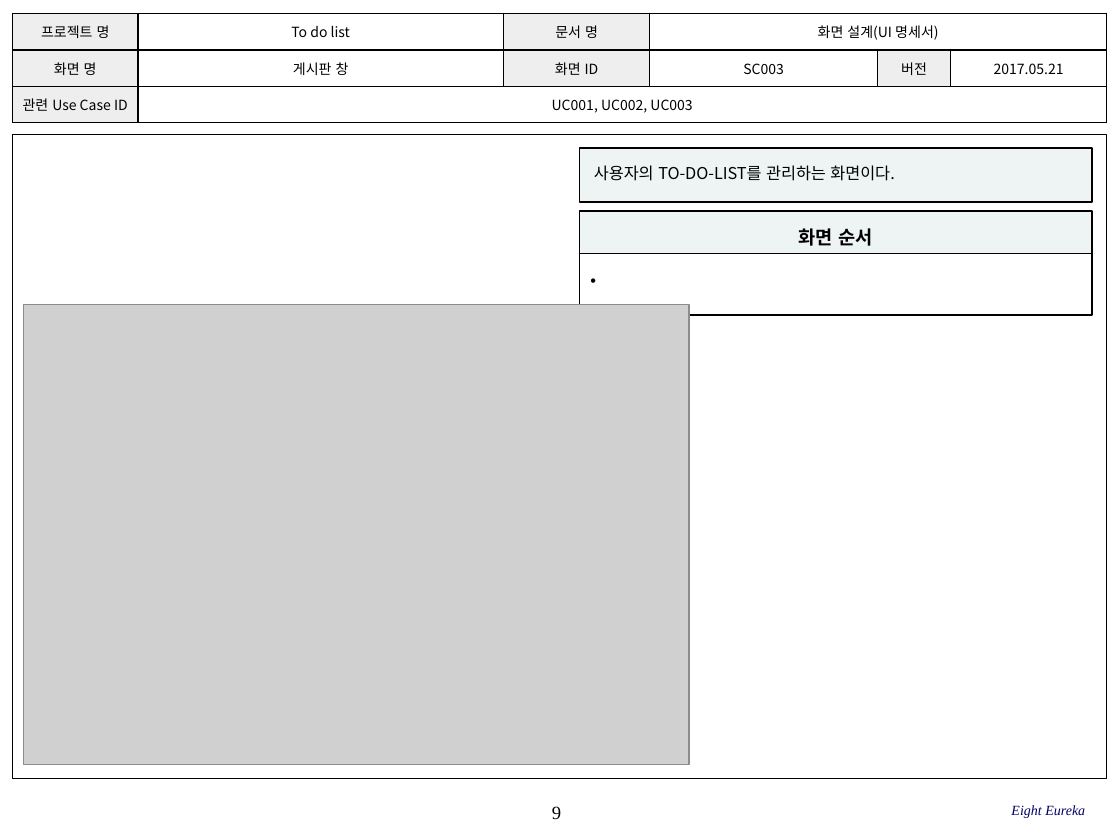
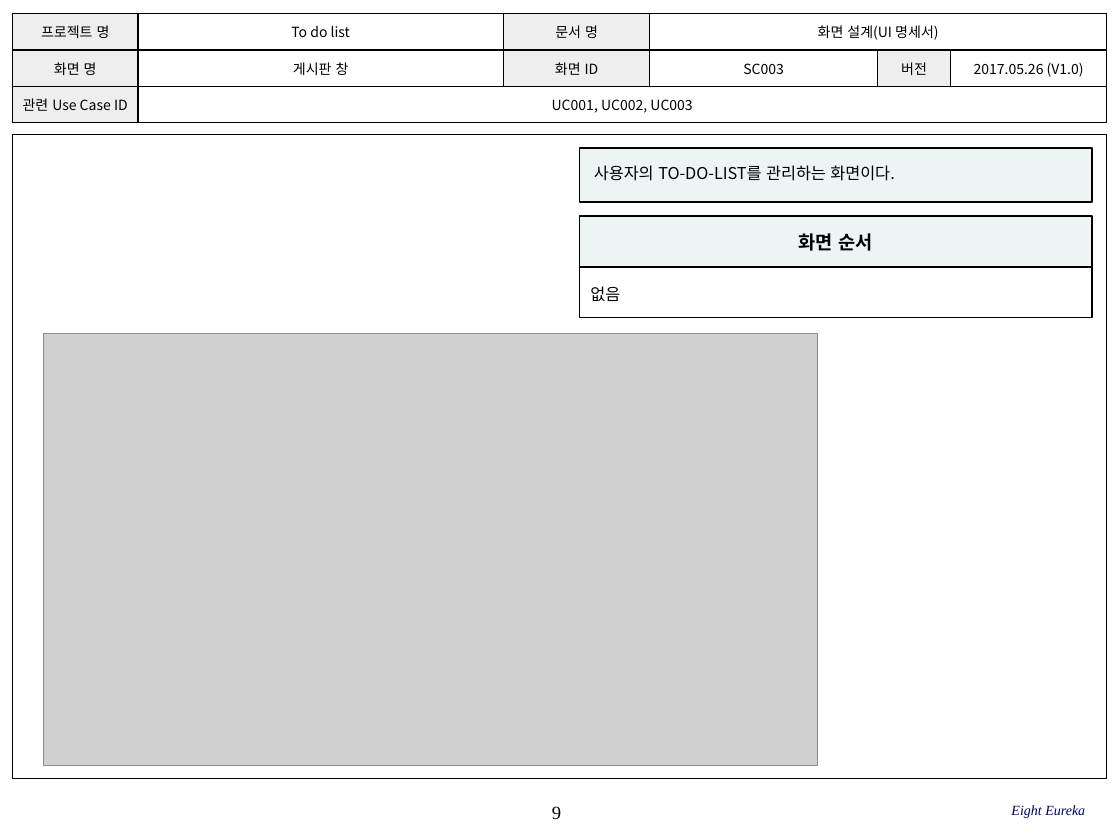
Before and after one commit to SE-admin/8, a slide deck: slide 9 of doc/3_ 설계서/UI Design Template.pptx. Drawn at 1120x840 pixels with LibreOffice and Linux fonts; fonts in the diff are those of the drawing; grey boxes stand for pictures; background and template pictures are left out. Boxes give left, top, right and bottom in pixels: in the first picture for what was removed or moved away, otherwise in the second. Text is boxed around its words. In the diff, an @@ line names an element or a change of style, - is before the commit and + after.

```diff
--- a/doc/3_ 설계서/UI Design Template.pptx
+++ b/doc/3_ 설계서/UI Design Template.pptx
@@ table at box(12, 13, 1105, 123) @@
-row 2, column 6: 2017.05.21
+row 2, column 6: 2017.05.26 (V1.0)
@@ rectangle "화면 순서": place and size @@
-rectangle "화면 순서" at box(579, 211, 1092, 253)
+rectangle "화면 순서" at box(579, 216, 1092, 267)
@@ rectangle "없음": place and size @@
-rectangle "없음" at box(579, 253, 1092, 315)
+rectangle "없음" at box(579, 267, 1092, 317)
@@ text in rectangle at box(590, 286, 620, 301): text added @@
+없음
@@ picture: place and size @@
-picture at box(24, 305, 689, 764)
+picture at box(44, 334, 818, 766)
```
Also in this commit, not shown: 8 other slides changed, 2 slides added.
